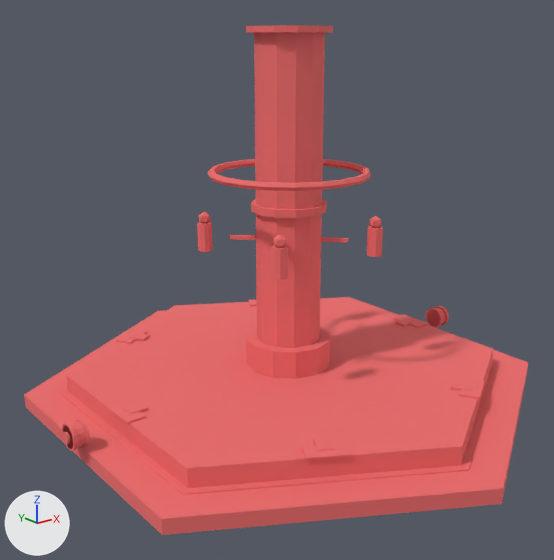
What one commit did to the glTF model buildings/overload_matrix/overload_matrix_s1_100.glb.
Both versions are drawn from a 50 mm camera at (-5.02, -6.08, 3.75) aimed at (-0.21, -0.07, 1.35). The lights are fixed; the arrows at lower left show +X, +Y and +Z. The picture after the commit comes second. Vertices at exactly the same position are counted once.

Objects in the first picture: 'OM_Ball'.
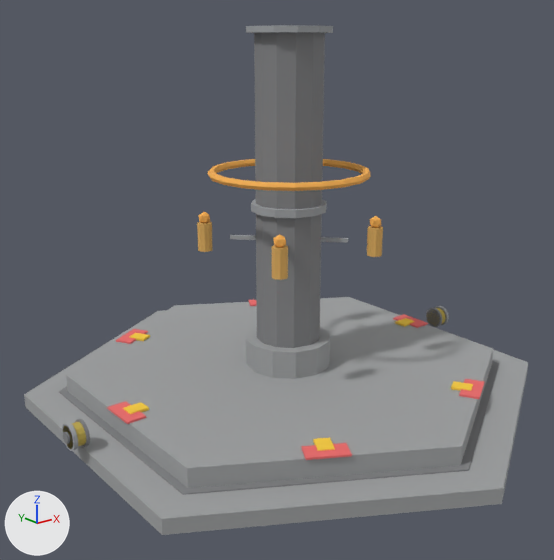
Boxes [x1, y1, x2, y2] around the edits, measured in the pictures (554 x 560 px):
part 1 of me_icosphere_004, recoloured (red to grey): [24, 25, 528, 535] in both
part 2 of me_icosphere_004, recoloured: [123, 159, 473, 451] in both
part 3 of me_icosphere_004, recoloured: [107, 300, 485, 460] in both
part 4 of me_icosphere_004, recoloured: [63, 221, 446, 449] in both

What the commit changed:
me_icosphere_004 has 986 vertices, 1732 faces and spans x -2.62..2.62, y -2.85..2.85, z -3.55..0.33.
me_icosphere_004 is used by ob_om_ball; location (0.0, 0.0, 3.55).
me_icosphere_004 part 1: 904 faces centred in x -2.62..2.62, y -2.37..2.37, z -3.55..0.33 are repainted in the vertex colours; the middle colour goes from red #ef6c6c to grey #828385.
me_icosphere_004 part 2: 392 faces centred in x -2.0..2.0, y -1.74..1.74, z -3.2..-1.07 are repainted in the vertex colours; the middle colour goes from red #ef6c6c to orange #fab252.
me_icosphere_004 part 3: 188 faces centred in x -2.1..2.1, y -1.86..1.86, z -3.3..0.23 are repainted in the vertex colours; the middle colour goes from red #ef6c6c to red #ed6b6b.
me_icosphere_004 part 4: 248 faces centred in x -2.6..2.6, y -0.71..0.71, z -3.36..-1.65 are repainted in the vertex colours; the middle colour goes from red #ef6c6c to orange #dbab5c.
